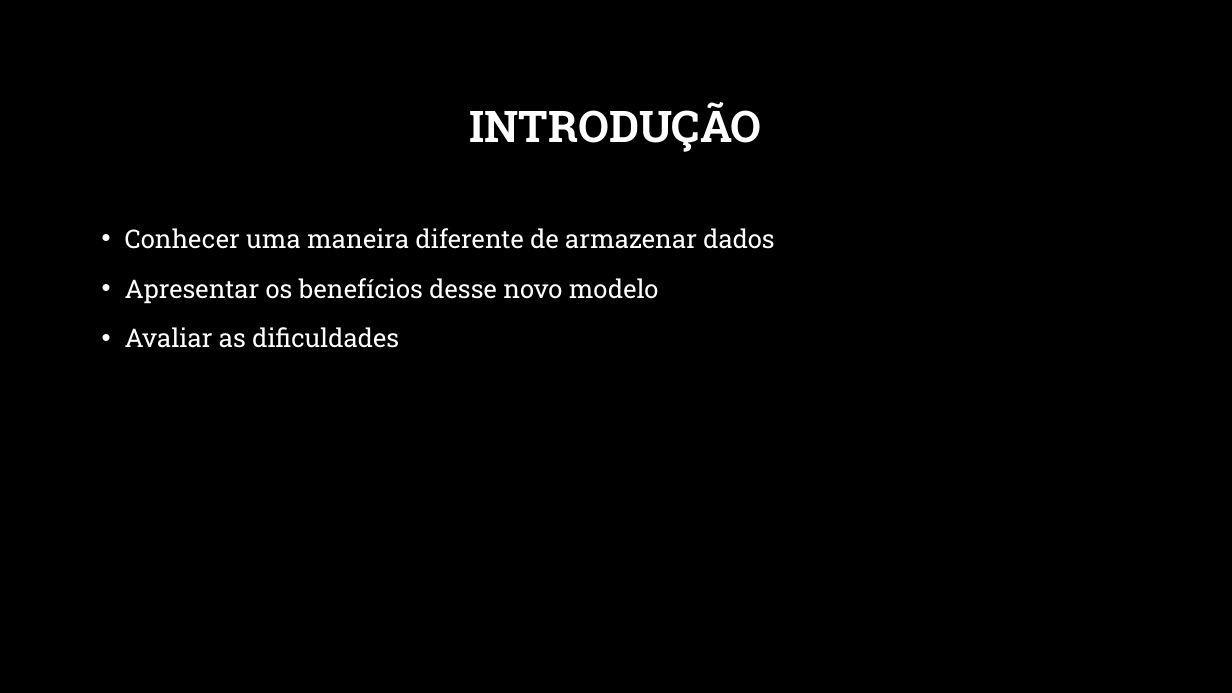
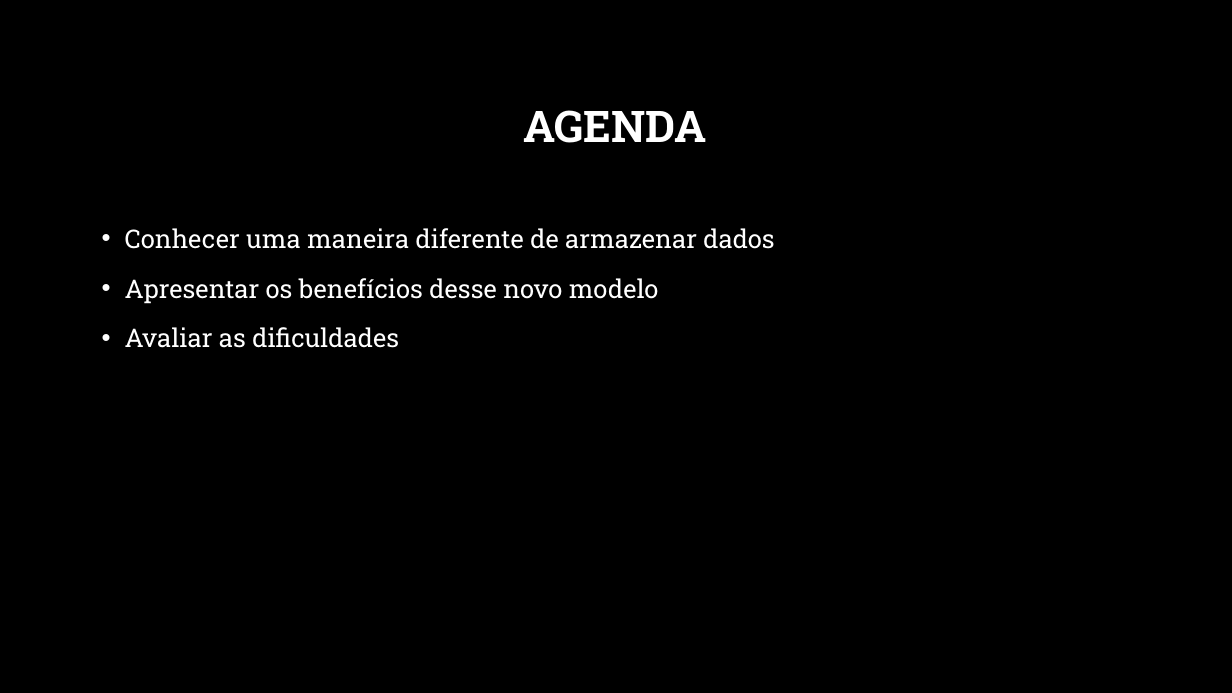
Before and after one commit to ivanpaulovich/mfa, a slide deck: slide 3 of docs/Como uma aplicação baseada em fluxo de dados pode ampliar a segurança em creches.pptx. Drawn at 1232x693 pixels with LibreOffice and Linux fonts; fonts in the diff are those of the drawing; background and template pictures are left out. Boxes give left, top, right and bottom in pixels: in the first picture for what was removed or moved away, otherwise in the second. Text is boxed around its words. In the diff, an @@ line names an element or a change of style, - is before the commit and + after.

```diff
--- a/docs/Como uma aplicação baseada em fluxo de dados pode ampliar a segurança em creches.pptx
+++ b/docs/Como uma aplicação baseada em fluxo de dados pode ampliar a segurança em creches.pptx
@@ title at (524, 110, 707, 143): text changed @@
-INTRODUÇÃO
+AGENDA
```
Also in this commit, not shown: 7 other slides changed, 2 other files.
